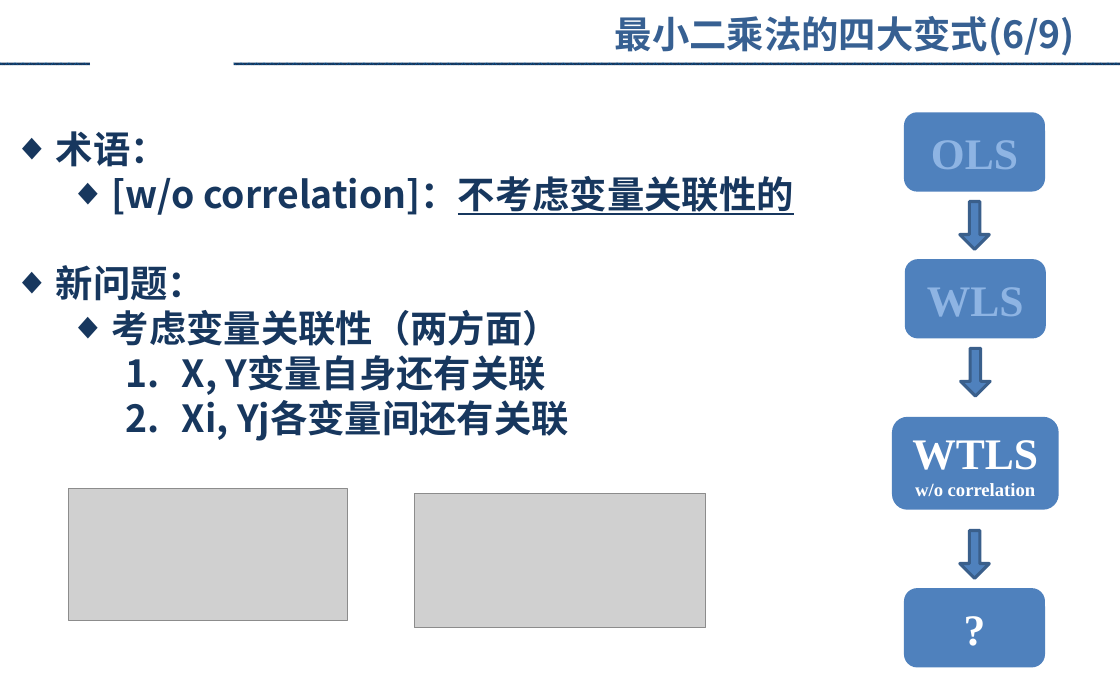
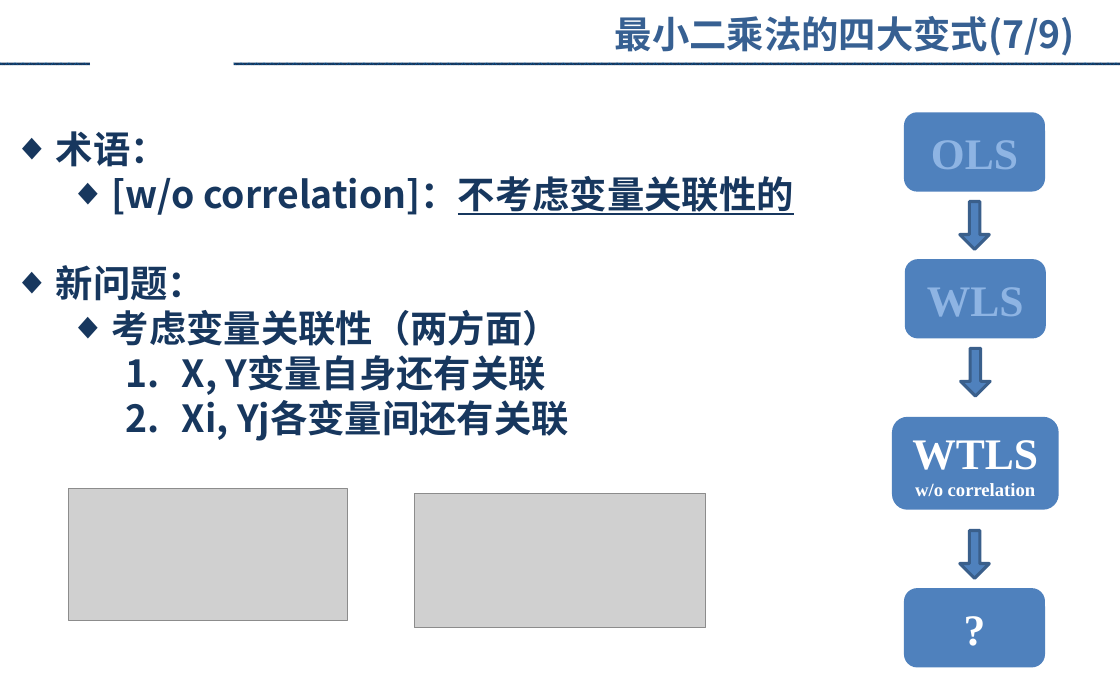
Before and after one commit to augusto-13/ErrorTheory_discussion_ppt, a slide deck: slide 21 of 2023-4-9.pptx. Drawn at 1120x700 pixels with LibreOffice and Linux fonts; fonts in the diff are those of the drawing; grey boxes stand for pictures; background and template pictures are left out. Boxes give left, top, right and bottom in pixels: in the first picture for what was removed or moved away, otherwise in the second. Text is boxed around its words. In the diff, an @@ line names an element or a change of style, - is before the commit and + after.

```diff
--- a/2023-4-9.pptx
+++ b/2023-4-9.pptx
@@ text at [615, 16, 1075, 56]: text changed @@
-最小二乘法的四大变式(6/9)
+最小二乘法的四大变式(7/9)
```
Also in this commit, not shown: 9 other slides changed, 7 slides added, 2 slides removed.
